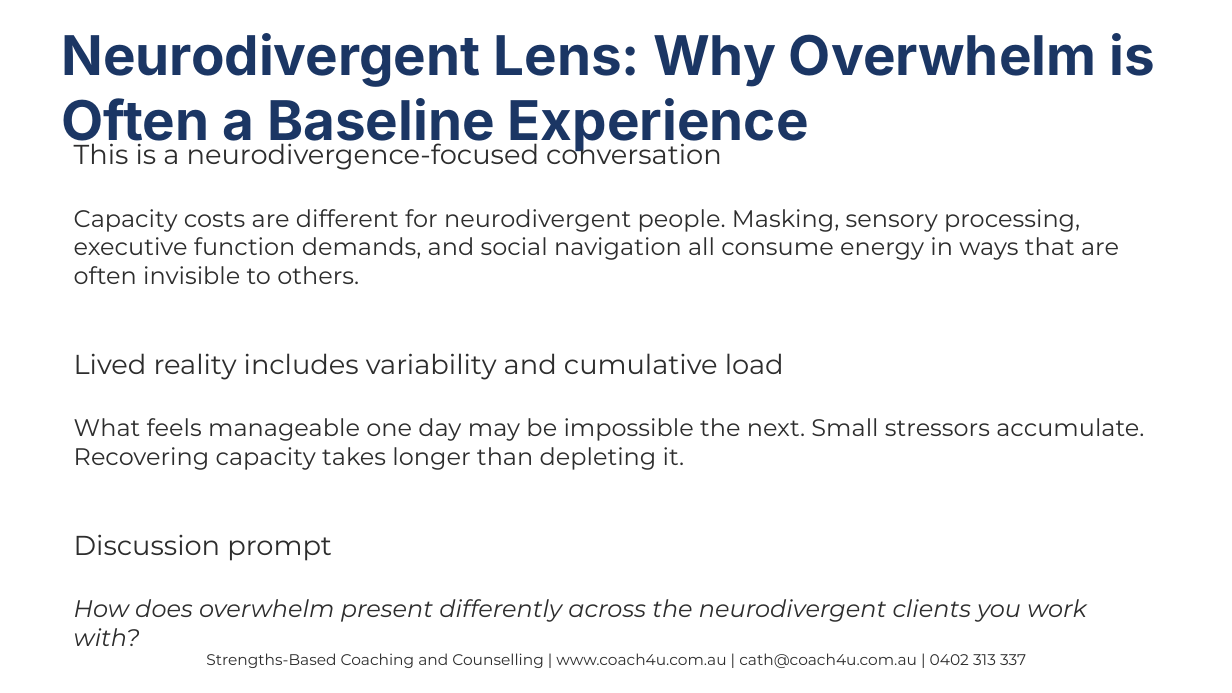
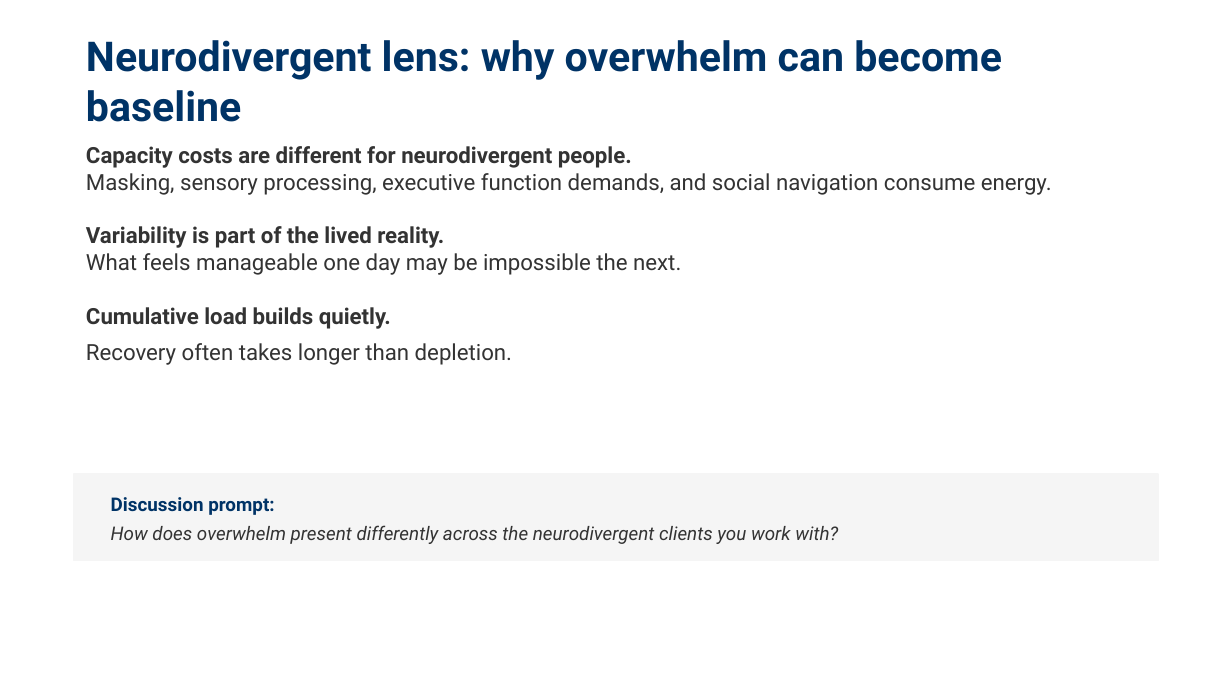
Before and after one commit to cathcoach4u/Internal-Resources-Training, a slide deck: slide 3 of docs/assets/files/presentations/Capacity_Overwhelm_MHPN_Session.pptx. Drawn at 1232x693 pixels with LibreOffice and Linux fonts; fonts in the diff are those of the drawing. Boxes give left, top, right and bottom in pixels: in the first picture for what was removed or moved away, otherwise in the second. Text is boxed around its words. In the diff, an @@ line names an element or a change of style, - is before the commit and + after.

```diff
--- a/docs/assets/files/presentations/Capacity_Overwhelm_MHPN_Session.pptx
+++ b/docs/assets/files/presentations/Capacity_Overwhelm_MHPN_Session.pptx
@@ text at box(86, 40, 1002, 122): text changed; size 32 to 24 pt; font Inter to Roboto; text colour #1B3664 to #003366 @@
-Neurodivergent Lens: Why Overwhelm is Often a Baseline Experience
+Neurodivergent lens: why overwhelm can become baseline
@@ text "Capacity costs are different for ..." at box(86, 146, 1052, 365): vertical alignment middle to top @@
@@ text at box(86, 146, 1052, 365): text changed; size 14 to 13 pt; font Montserrat to Roboto; text colour #2D2D2D to #333333 @@
-This is a neurodivergence-focused conversation
-Capacity costs are different for neurodivergent people. Masking, sensory processing, executive function demands, and social navigation all consume energy in ways that are often invisible to others.
-Lived reality includes variability and cumulative load
-What feels manageable one day may be impossible the next. Small stressors accumulate. Recovering capacity takes longer than depleting it.
-Discussion prompt
-How does overwhelm present differently across the neurodivergent clients you work with?
+Capacity costs are different for neurodivergent people.
+Masking, sensory processing, executive function demands, and social navigation consume energy.
+Variability is part of the lived reality.
+What feels manageable one day may be impossible the next.
+Cumulative load builds quietly.
+Recovery often takes longer than depletion.
@@ rectangle added at box(74, 474, 1158, 561), fill #F5F5F5, outline #F5F5F5 1 pt @@
@@ text added at box(111, 497, 838, 544), 11 pt, text #333333, italic @@
+Discussion prompt:
+How does overwhelm present differently across the neurodivergent clients you work with?
@@ text removed at box(206, 653, 1026, 668) @@
-Strengths-Based Coaching and Counselling | www.coach4u.com.au | cath@coach4u.com.au | 0402 313 337
```
Also in this commit, not shown: 6 other slides changed, 3 slides added, 3 slides removed.
